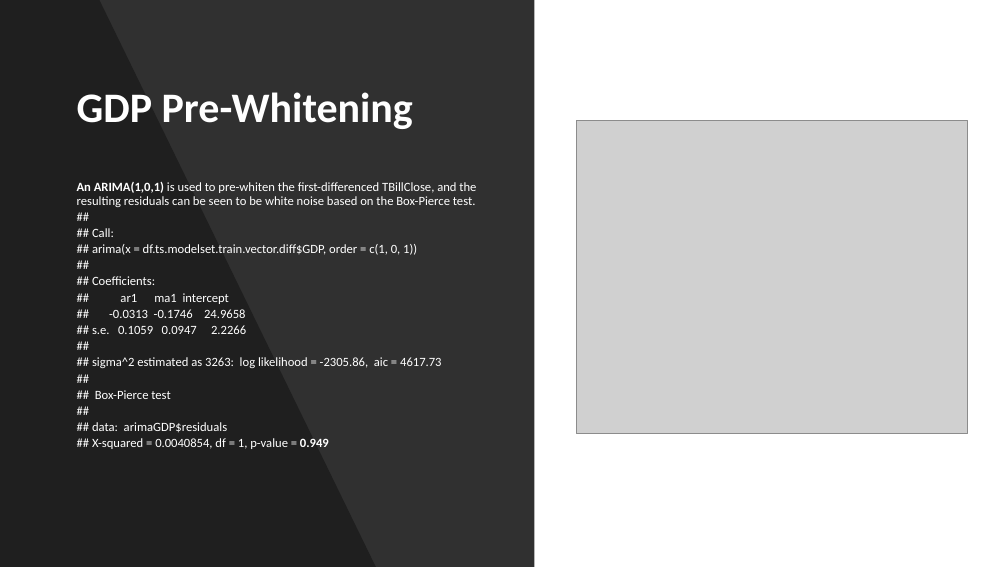
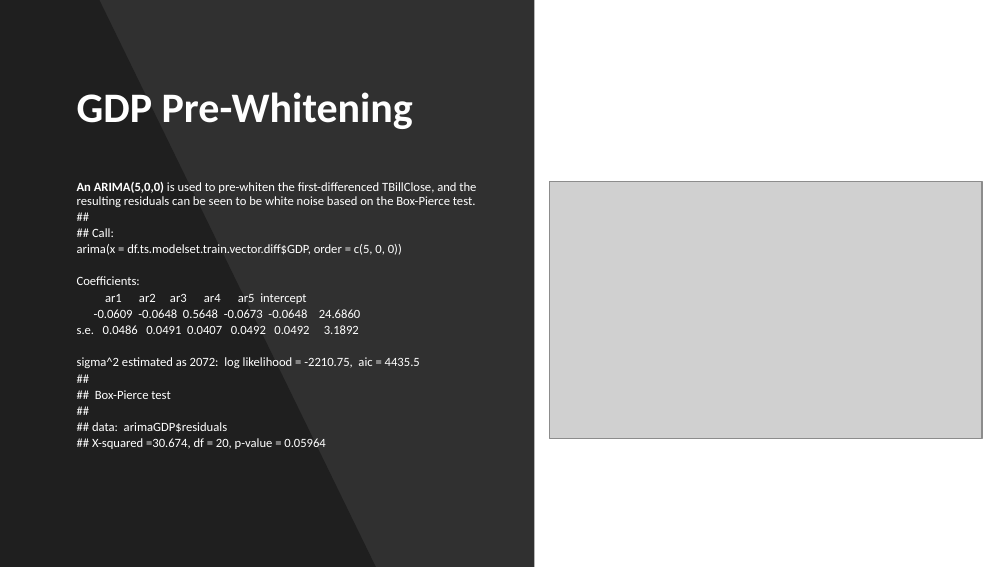
Before and after one commit to npthomas208/DS809-time-series, a slide deck: slide 99 of DS809ProjectPresentation v2.pptm (slide 106 before the commit). Drawn at 1008x567 pixels with LibreOffice and Linux fonts; fonts in the diff are those of the drawing; grey boxes stand for pictures. Boxes give left, top, right and bottom in pixels: in the first picture for what was removed or moved away, otherwise in the second. Text is boxed around its words. In the diff, an @@ line names an element or a change of style, - is before the commit and + after.

```diff
--- a/DS809ProjectPresentation v2.pptm
+++ b/DS809ProjectPresentation v2.pptm
@@ text at [77, 182, 476, 449]: text changed @@
-An ARIMA(1,0,1) is used to pre-whiten the first-differenced TBillClose, and the resulting residuals can be seen to be white noise based on the Box-Pierce test.
-##
-## Call:
-## arima(x = df.ts.modelset.train.vector.diff$GDP, order = c(1, 0, 1))
-##
-## Coefficients:
-## ar1 ma1 intercept
-## -0.0313 -0.1746 24.9658
-## s.e. 0.1059 0.0947 2.2266
-##
-## sigma^2 estimated as 3263: log likelihood = -2305.86, aic = 4617.73
-##
-## Box-Pierce test
-##
-## data: arimaGDP$residuals
-## X-squared = 0.0040854, df = 1, p-value = 0.949
+An ARIMA(5,0,0) is used to pre-whiten the first-differenced TBillClose, and the resulting residuals can be seen to be white noise based on the Box-Pierce test.
+##
+## Call:
+arima(x = df.ts.modelset.train.vector.diff$GDP, order = c(5, 0, 0))
+Coefficients:
+ar1 ar2 ar3 ar4 ar5 intercept
+-0.0609 -0.0648 0.5648 -0.0673 -0.0648 24.6860
+s.e. 0.0486 0.0491 0.0407 0.0492 0.0492 3.1892
+sigma^2 estimated as 2072: log likelihood = -2210.75, aic = 4435.5
+##
+## Box-Pierce test
+##
+## data: arimaGDP$residuals
+## X-squared =30.674, df = 20, p-value = 0.05964
@@ picture: place and size @@
-picture at [577, 120, 969, 433]
+picture at [549, 182, 982, 439]
```
Also in this commit, not shown: 40 other slides changed, 2 slides added, 8 slides removed, 8 other files.
